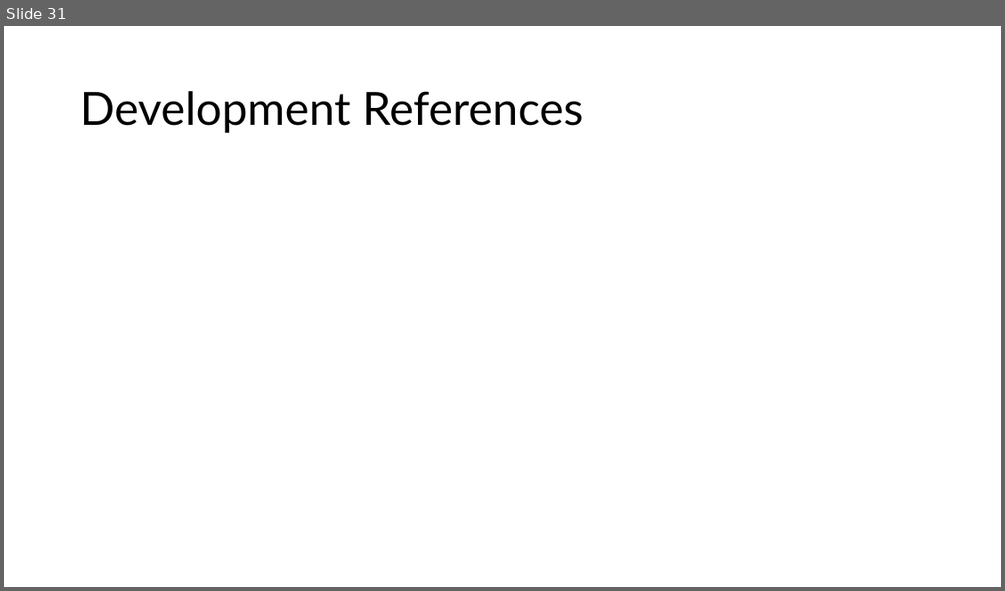
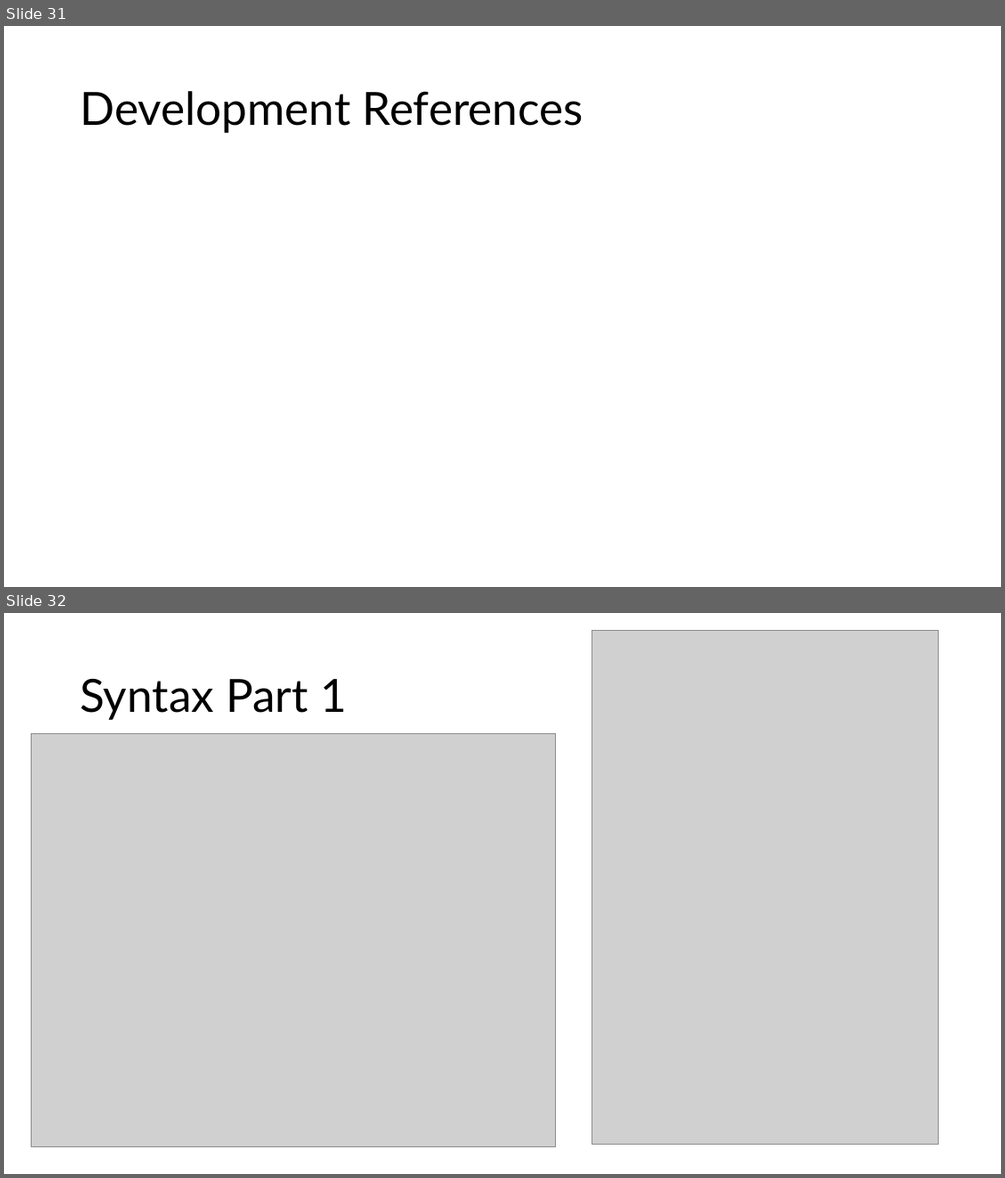
Before and after one commit to jeremyjestel/apogee, a slide deck: docs/Apogee_Progession.pptx. Shown one above the other, each under a label of ours: slide 31 before the commit, slides 31 and 32 after it. The pictures are 1005x591 and 1005x1178 pixels, drawn with LibreOffice and Linux fonts; fonts in the diff are those of the drawing; grey boxes stand for pictures. Boxes give left, top, right and bottom in pixels: in the first picture for what was removed or moved away, otherwise in the second. Text is boxed around its words. In the diff, an @@ line names an element or a change of style, - is before the commit and + after.

```diff
--- a/docs/Apogee_Progession.pptx
+++ b/docs/Apogee_Progession.pptx
@@ slide 32 added at (4, 613, 1001, 1174), background #FFFFFF @@
@@ picture added at (591, 630, 938, 1144) @@
@@ title added at (80, 678, 347, 720), 44 pt, text #000000 @@
+Syntax Part 1
@@ picture added at (32, 733, 556, 1146) @@
```
Also in this commit, not shown: 2 other slides added, 1 slide removed, 10 other files.
